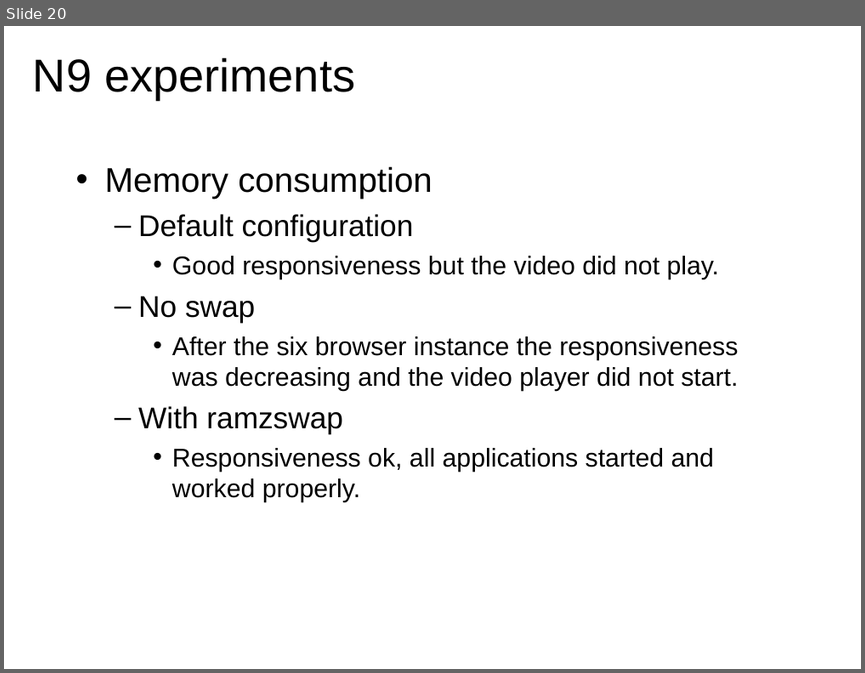
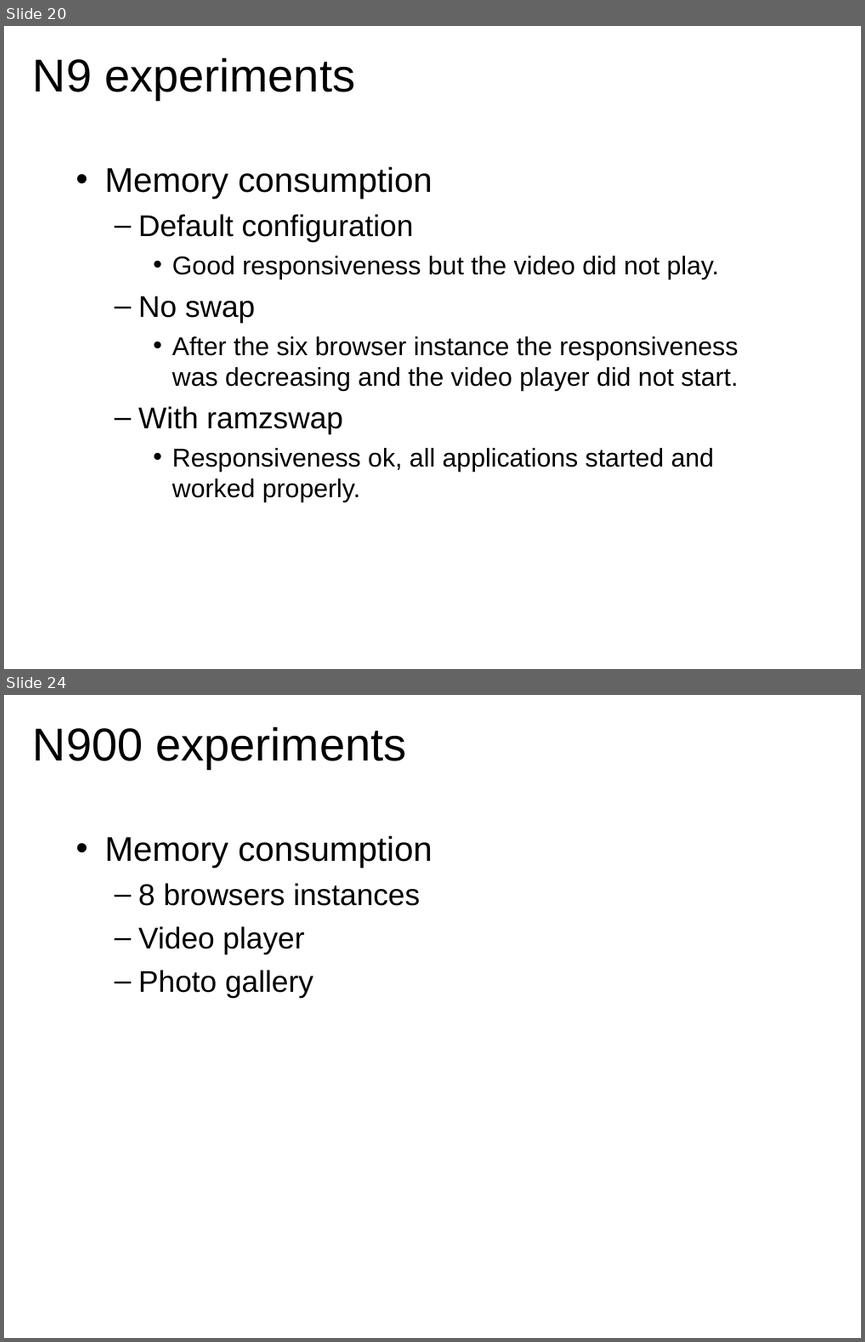
Before and after one commit to briglia/LinuxCon2011, a slide deck: linuxcon2011.odp. Shown one above the other, each under a label of ours: slide 20 before the commit, slides 20 and 24 after it; the slides between them are not shown. The pictures are 865x673 and 865x1342 pixels, drawn with LibreOffice and Linux fonts; fonts in the diff are those of the drawing. Boxes give left, top, right and bottom in pixels: in the first picture for what was removed or moved away, otherwise in the second. Text is boxed around its words. In the diff, an @@ line names an element or a change of style, - is before the commit and + after.

Commit message:
N900 experiments slides

```diff
--- a/linuxcon2011.odp
+++ b/linuxcon2011.odp
@@ slide 24 added at [4, 695, 861, 1338], background #FFFFFF @@
@@ title added at [33, 726, 406, 769], 43 pt, text #000000 @@
+N900 experiments
@@ text added at [105, 835, 432, 998], 28 pt, text #000000 @@
+• Memory consumption
+  – 8 browsers instances
+  – Video player
+  – Photo gallery
```
Also in this commit, not shown: 3 slides changed, 5 other slides added, 1 slide removed.
